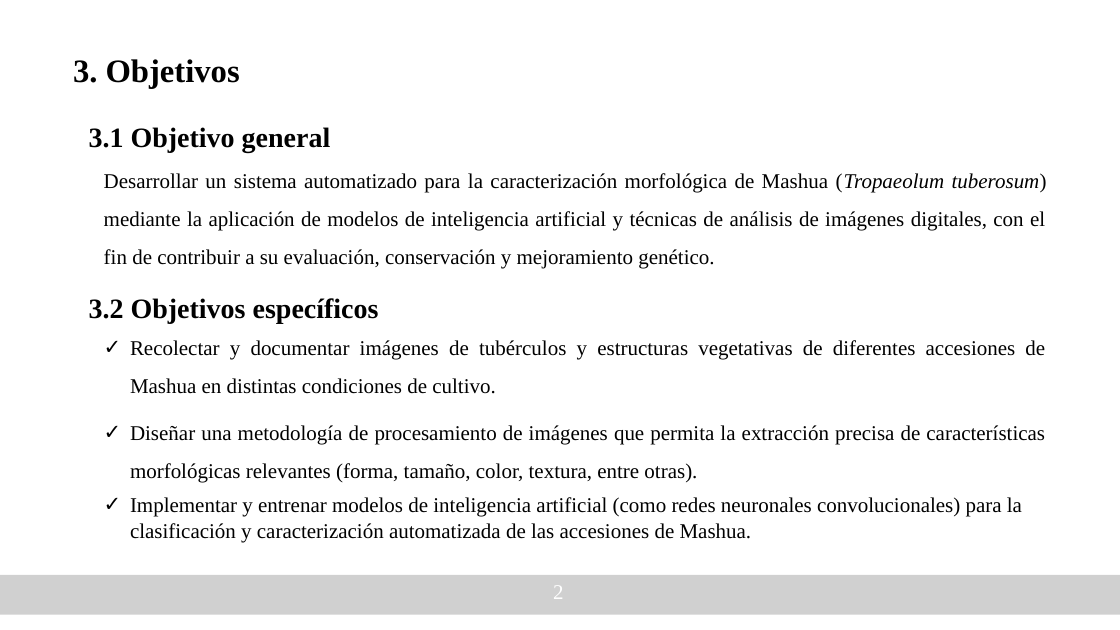
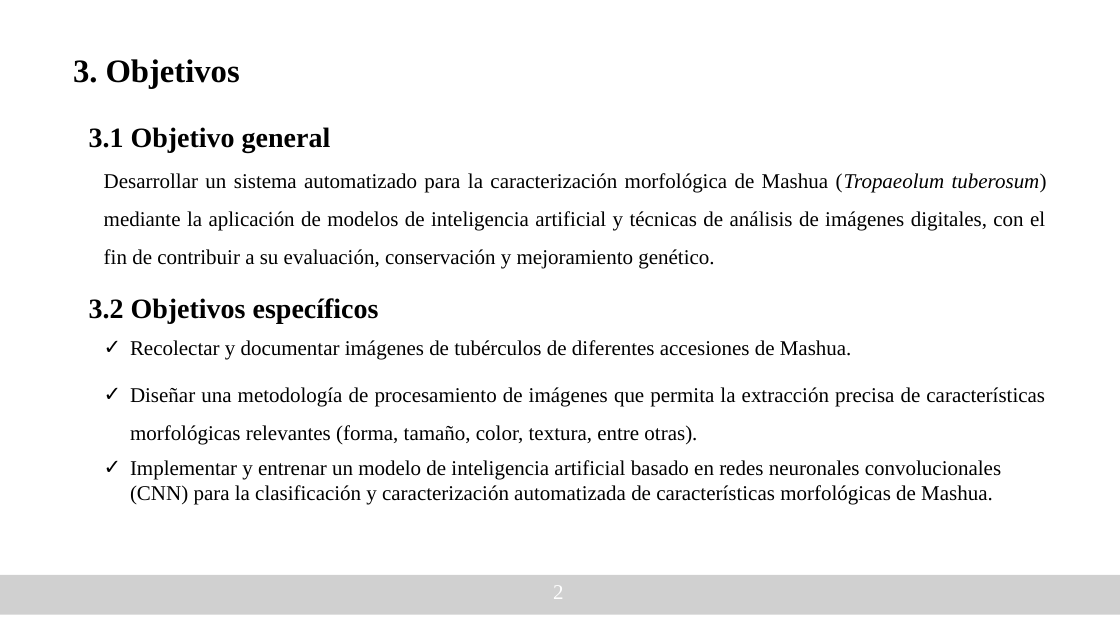
Before and after one commit to Yoel7576/Tesis, a slide deck: slide 3 of File/Tesis_pheno_mashua.pptx. Drawn at 1120x630 pixels with LibreOffice and Linux fonts; fonts in the diff are those of the drawing; grey boxes stand for pictures. Boxes give left, top, right and bottom in pixels: in the first picture for what was removed or moved away, otherwise in the second. Text is boxed around its words. In the diff, an @@ line names an element or a change of style, - is before the commit and + after.

```diff
--- a/File/Tesis_pheno_mashua.pptx
+++ b/File/Tesis_pheno_mashua.pptx
@@ text at bbox=[130, 340, 852, 360]: text changed @@
-✓ Recolectar y documentar imágenes de tubérculos y estructuras vegetativas de diferentes accesiones de Mashua en distintas condiciones de cultivo.
+✓ Recolectar y documentar imágenes de tubérculos de diferentes accesiones de Mashua.
@@ text at bbox=[130, 460, 1001, 505]: text changed @@
-✓ Implementar y entrenar modelos de inteligencia artificial (como redes neuronales convolucionales) para la clasificación y caracterización automatizada de las accesiones de Mashua.
+✓ Implementar y entrenar un modelo de inteligencia artificial basado en redes neuronales convolucionales (CNN) para la clasificación y caracterización automatizada de características morfológicas de Mashua.
```
Also in this commit, not shown: 1 other slide changed, 1 slide added, 1 other file.
